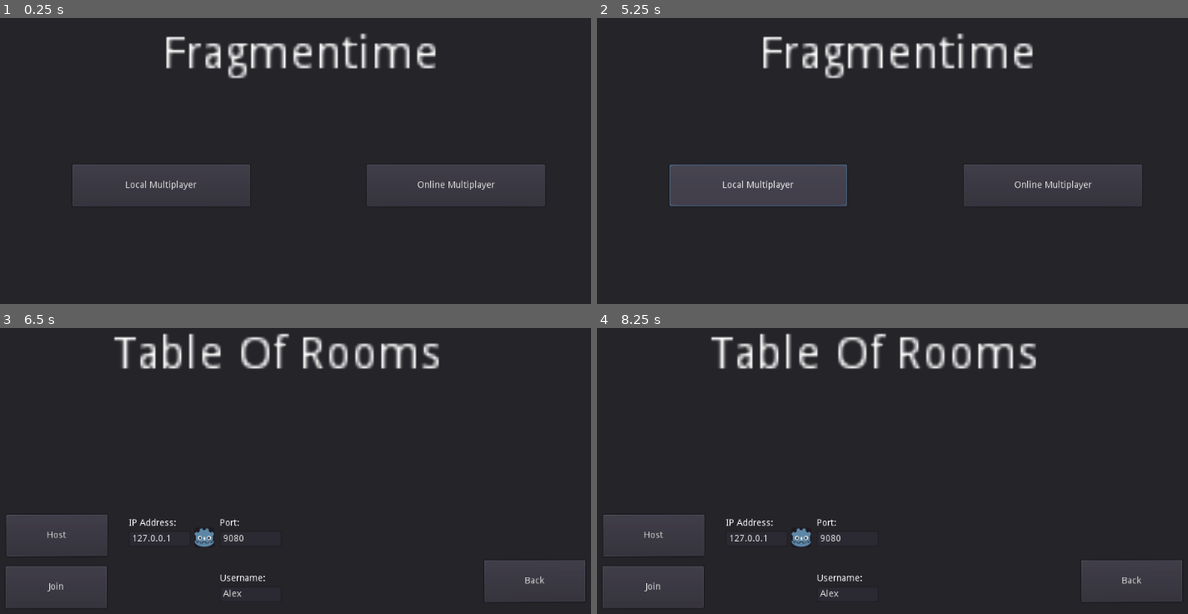
Above: before the commit, frames 1-4 (two rows, left to right).
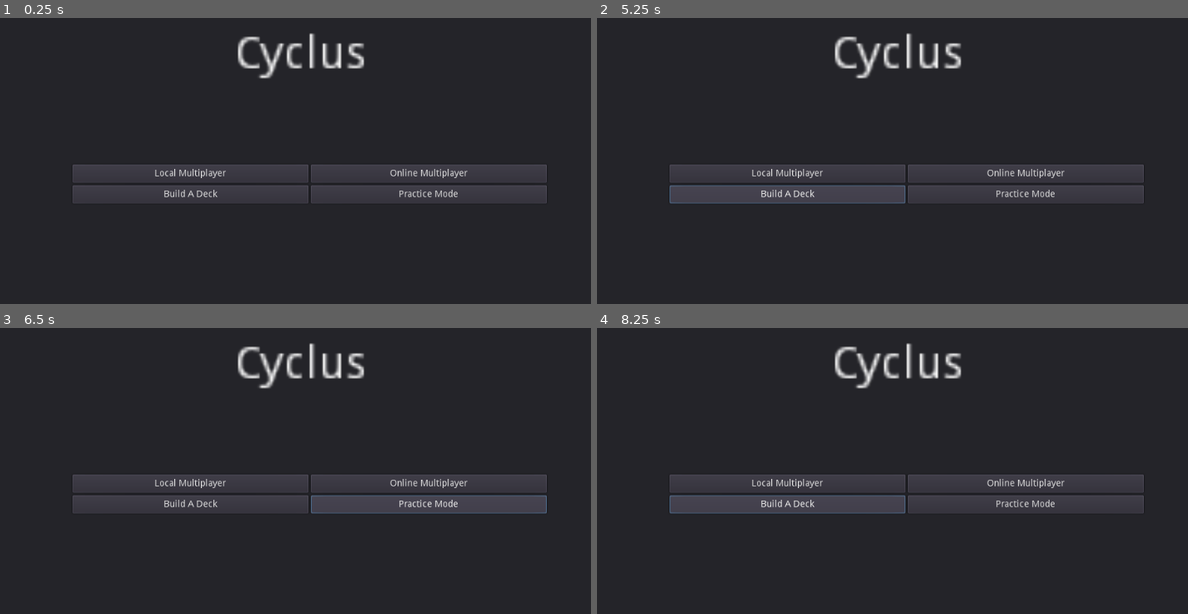
Above: after the commit, the same moments.

Repository: willnationsdev/cyclus
Game: Godot game, scene res://root.tscn
Two runs of this game, one before a commit and one after it. Both use one fixed random seed, a clock stepped at 60 frames per second and the inputs below. The project has no main scene, so this scene is started directly.
Inputs (mouse positions are in pixels of both pictures, inside the frame that each line leads up to):
- Up to frame 1 (0.25 s): no input
- Up to frame 2 (5.25 s): click "Local Multiplayer" at 0.5 s; click "Online Multiplayer" at 1.25 s; click (845, 283) at 2.02 s; type "Alex" at 2.1 s; click "Host" at 2.75 s; click "Join" at 3.5 s; click "Back" at 4.25 s; click (786, 195) at 5 s, where only the run after the commit has a clickable "Build A Deck"
- Up to frame 3 (6.5 s): click (431, 505) at 5.75 s, where only the run after the commit has a clickable "Practice Mode"
- Up to frame 4 (8.25 s): click (786, 505) at 6.5 s, where only the run after the commit has a clickable "Build A Deck"; click (1028, 505) at 7.25 s, where only the run after the commit has a clickable "Practice Mode"; click (786, 505) at 8 s, where only the run after the commit has a clickable "Build A Deck"

The runs differ from the first frame. In frame 1, 5.7% of the frame differs, in the area x 12-93%, y 5-66%; in frame 2, 6.5%; in frame 3, 16%; in frame 4, 16%, in the area x 0-100%, y 1-98%.
Error after the commit: Parse Error: The identifier "player_info" isn't declared in the current scope. (res://data/gamestate.gd:26)

Commit message:
+ UI infrastructure & comments

Diff:
--- a/data/gamestate.gd
+++ b/data/gamestate.gd
@@ -1,13 +1,22 @@
 extends Node
 
-var player_info = {}
+# The information with me. This is just some sample data for now.
 var my_info = { username = "Will Nations" }
 
+# The minimum number of players that can be in a game, aside from practice mode.
+const MIN_PLAYERS = 2
+# The maximum number of players that can be in a game.
+const MAX_PLAYERS = 4
+
+# Connects this object's methods to the SceneTree's network-related signals.
 func _ready():
+	# These signals only trigger for the Master
 	get_tree().connect("network_peer_connected", self, "_player_connected")
 	get_tree().connect("network_peer_disconnected", self, "_player_disconnected")
+	# These signals only trigger for the Slaves
 	get_tree().connect("connected_to_server", self, "_connected_ok")
 	get_tree().connect("connection_failed", self, "_connected_fail")
+	# This one I'm actually not sure about. Need to confirm.
 	get_tree().connect("server_disconnected", self, "_server_disconnected")
 
 func _player_connected(id):
@@ -26,12 +35,13 @@
 func _connected_fail():
 	print("ID(" + str(get_tree().get_network_unique_id()) + "): Failed to connect to the server")
 
-sync func register_player(id, info):
-	# Store the info
+remote func register_player(id, info):
+	# Store the info. EVERY remote player executes this.
 	player_info[id] = info
 
-	print("Local Player " + str(get_tree().get_network_unique_id()) + " named " + str(my_info['username'])
-	+ " became aware of Remote Player " + str(id) + " named " + info['username'])
+	print("Remote Player " + str(get_tree().get_network_unique_id()) + " named " + str(my_info['username'])
+	+ " became aware of Local Player " + str(id) + " named " + info['username'])
+
 	# If I'm the server, let the new guy know about existing players
 	if (get_tree().is_network_server()):
 		# Send my info to new player
--- a/root.gd
+++ b/root.gd
@@ -3,4 +3,5 @@
 func _ready():
 	get_node("lobby").hide()
 	get_node("world").hide()
-	pass
+	get_node("builder").hide()
+	get_node("practice").hide()
--- a/root.tscn
+++ b/root.tscn
@@ -1,9 +1,11 @@
-[gd_scene load_steps=5 format=2]
+[gd_scene load_steps=7 format=2]
 
 [ext_resource path="res://root.gd" type="Script" id=1]
 [ext_resource path="res://data/gamestate.tscn" type="PackedScene" id=2]
 [ext_resource path="res://UI/mainmenu.tscn" type="PackedScene" id=3]
 [ext_resource path="res://UI/lobby.tscn" type="PackedScene" id=4]
+[ext_resource path="res://ui/builder.tscn" type="PackedScene" id=5]
+[ext_resource path="res://ui/design_game_mode.tscn" type="PackedScene" id=6]
 
 [node name="root" type="Control"]
 
@@ -37,4 +39,6 @@
 
 [node name="lobby" parent="." instance=ExtResource( 4 )]
 
-server_port = 9080
+[node name="builder" parent="." instance=ExtResource( 5 )]
+
+[node name="practice" parent="." instance=ExtResource( 6 )]
--- a/ui/background_panel.gd
+++ b/ui/background_panel.gd
@@ -1,4 +1,5 @@
 extends Panel
 
 func _ready():
+	# My failed attempt to get a background color of ACTUAL white.
 	self.add_color_override("Panel",Color(1,1,1))
--- /dev/null
+++ b/ui/builder.tscn
@@ -0,0 +1,12 @@
+[gd_scene load_steps=2 format=2]
+
+[ext_resource path="res://ui/menu_background.tscn" type="PackedScene" id=1]
+
+[node name="builder" type="Control"]
+
+margin_right = 40.0
+margin_bottom = 40.0
+rect_clip_content = false
+mouse_filter = 0
+
+[node name="menu_background" parent="." instance=ExtResource( 1 )]
--- /dev/null
+++ b/ui/design_game_mode.tscn
@@ -0,0 +1,85 @@
+[gd_scene load_steps=4 format=2]
+
+[ext_resource path="res://ui/menu_background.tscn" type="PackedScene" id=1]
+[ext_resource path="res://ui/player_select.gd" type="Script" id=2]
+[ext_resource path="res://ui/player_select.tscn" type="PackedScene" id=3]
+
+[node name="design_game_mode" type="Control"]
+
+margin_right = 40.0
+margin_bottom = 40.0
+rect_clip_content = false
+mouse_filter = 0
+
+[node name="menu_background" parent="." instance=ExtResource( 1 )]
+
+[node name="player_count_box" type="VBoxContainer" parent="menu_background"]
+
+margin_left = 71.0
+margin_top = 73.0
+margin_right = 193.0
+margin_bottom = 113.0
+rect_clip_content = false
+mouse_filter = 1
+alignment = 0
+
+[node name="label" type="Label" parent="menu_background/player_count_box"]
+
+margin_right = 122.0
+margin_bottom = 14.0
+rect_clip_content = false
+mouse_filter = 2
+size_flags_vertical = 0
+text = "Number of Players:"
+percent_visible = 1.0
+lines_skipped = 0
+max_lines_visible = -1
+
+[node name="spinbox" type="SpinBox" parent="menu_background/player_count_box"]
+
+margin_top = 18.0
+margin_right = 122.0
+margin_bottom = 40.0
+rect_clip_content = false
+mouse_filter = 0
+min_value = 1.0
+max_value = 4.0
+step = 1.0
+page = 0.0
+value = 1.0
+exp_edit = false
+rounded = false
+editable = true
+prefix = ""
+suffix = ""
+
+[node name="player_select_box" type="VBoxContainer" parent="menu_background"]
+
+margin_right = 40.0
+margin_bottom = 40.0
+rect_clip_content = false
+mouse_filter = 1
+alignment = 0
+script = ExtResource( 2 )
+player_count_spinbox = null
+
+[node name="player_select_1" parent="menu_background/player_select_box" instance=ExtResource( 3 )]
+
+margin_bottom = 0.0
+
+[node name="player_select_2" parent="menu_background/player_select_box" instance=ExtResource( 3 )]
+
+margin_top = 4.0
+margin_bottom = 4.0
+
+[node name="player_select_3" parent="menu_background/player_select_box" instance=ExtResource( 3 )]
+
+margin_top = 8.0
+margin_bottom = 8.0
+
+[node name="player_select_4" parent="menu_background/player_select_box" instance=ExtResource( 3 )]
+
+margin_top = 12.0
+margin_bottom = 12.0
+
+[connection signal="value_changed" from="menu_background/player_count_box/spinbox" to="menu_background/player_select_box" method="_on_spinbox_value_changed"]
--- a/ui/lobby.gd
+++ b/ui/lobby.gd
@@ -5,6 +5,7 @@
 export(String) var ip_address = DEFAULT_IPV4_ADDRESS
 export(int) var server_port = DEFAULT_PORT
 
+# to keep track of common connection and state information for players
 onready var gamestate = get_tree().get_root().get_node("root/gamestate")
 
 func _ready():
@@ -12,7 +13,7 @@
 
 func _on_host_button_down():
 	var host = NetworkedMultiplayerENet.new()
-	host.create_server(server_port, 2)
+	host.create_server(server_port, gamestate.MAX_PLAYERS)
 	get_tree().set_network_peer(host)
 	print("Connecting host...\nUnique Network ID: " + str(get_tree().get_network_unique_id())
 	+ "\nServer Port: " + str(server_port) + "\nIP Address: " +  ip_address)
@@ -22,8 +23,10 @@
 	var host = NetworkedMultiplayerENet.new()
 	host.create_client(ip_address, server_port)
 	get_tree().set_network_peer(host)
-	print("Connecting client...\nUnique Network ID: " + str(get_tree().get_network_unique_id())
-	+ "\nServer Port: " + str(server_port) + "\nIP Address: " +  ip_address)
+	print("Connecting client..." +
+	"\nUnique Network ID: " + str(get_tree().get_network_unique_id()) +
+	"\nServer Port: " + str(server_port) +
+	"\nIP Address: " +  ip_address)
 
 func _on_back_button_up():
 	# Cancel our hosting or our attempt to join
--- a/ui/mainmenu.tscn
+++ b/ui/mainmenu.tscn
@@ -23,29 +23,30 @@
 rect_clip_content = false
 mouse_filter = 2
 size_flags_vertical = 0
-text = "Fragmentime"
+text = "Cyclus"
+align = 1
 percent_visible = 1.0
 lines_skipped = 0
 max_lines_visible = -1
 
-[node name="container" type="HBoxContainer" parent="menu_background"]
+[node name="button_grid" type="GridContainer" parent="menu_background"]
 
 margin_left = 159.0
 margin_top = 347.0
-margin_right = 884.0
-margin_bottom = 411.0
+margin_right = 887.0
+margin_bottom = 407.0
 rect_clip_content = false
 mouse_filter = 1
-custom_constants/separation = 180
-alignment = 1
+columns = 2
 
-[node name="local_multiplayer_button" type="Button" parent="menu_background/container"]
+[node name="local_multiplayer_button" type="Button" parent="menu_background/button_grid"]
 
-margin_right = 272.0
-margin_bottom = 64.0
+margin_right = 352.0
+margin_bottom = 26.0
 rect_clip_content = false
 mouse_filter = 0
 size_flags_horizontal = 3
+size_flags_vertical = 3
 custom_constants/side_margin = 0
 toggle_mode = false
 enabled_focus_mode = 2
@@ -54,14 +55,15 @@
 text = "Local Multiplayer"
 flat = false
 
-[node name="online_multiplayer_button" type="Button" parent="menu_background/container"]
+[node name="online_multiplayer_button" type="Button" parent="menu_background/button_grid"]
 
-margin_left = 452.0
-margin_right = 725.0
-margin_bottom = 64.0
+margin_left = 366.0
+margin_right = 728.0
+margin_bottom = 26.0
 rect_clip_content = false
 mouse_filter = 0
 size_flags_horizontal = 3
+size_flags_vertical = 3
 toggle_mode = false
 enabled_focus_mode = 2
 shortcut = null
@@ -69,4 +71,35 @@
 text = "Online Multiplayer"
 flat = false
 
-[connection signal="button_up" from="menu_background/container/online_multiplayer_button" to="." method="_on_online_multiplayer_button_button_up"]
+[node name="builder_button" type="Button" parent="menu_background/button_grid"]
+
+margin_top = 34.0
+margin_right = 352.0
+margin_bottom = 60.0
+rect_clip_content = false
+mouse_filter = 0
+size_flags_vertical = 3
+toggle_mode = false
+enabled_focus_mode = 2
+shortcut = null
+group = null
+text = "Build A Deck"
+flat = false
+
+[node name="practice_button" type="Button" parent="menu_background/button_grid"]
+
+margin_left = 366.0
+margin_top = 34.0
+margin_right = 728.0
+margin_bottom = 60.0
+rect_clip_content = false
+mouse_filter = 0
+size_flags_vertical = 3
+toggle_mode = false
+enabled_focus_mode = 2
+shortcut = null
+group = null
+text = "Practice Mode"
+flat = false
+
+[connection signal="button_up" from="menu_background/button_grid/online_multiplayer_button" to="." method="_on_online_multiplayer_button_button_up"]
--- /dev/null
+++ b/ui/player_select.gd
@@ -0,0 +1,15 @@
+extends VBoxContainer
+
+export (NodePath) var player_count_spinbox
+onready var gamestate = get_tree().get_root().get_node("root/gamestate")
+
+func _ready():
+	for child in get_children():
+		child.hide()
+
+func _on_spinbox_value_changed( value ):
+	for i in range(gamestate.MIN_PLAYERS, value):
+		if (i <= value):
+			get_children()[i].show()
+		else:
+			get_children()[i].hide()
--- /dev/null
+++ b/ui/player_select.tscn
@@ -0,0 +1,12 @@
+[gd_scene load_steps=2 format=2]
+
+[ext_resource path="res://ui/menu_background.tscn" type="PackedScene" id=1]
+
+[node name="player_select" type="Control"]
+
+margin_right = 40.0
+margin_bottom = 40.0
+rect_clip_content = false
+mouse_filter = 0
+
+[node name="menu_background" parent="." instance=ExtResource( 1 )]
